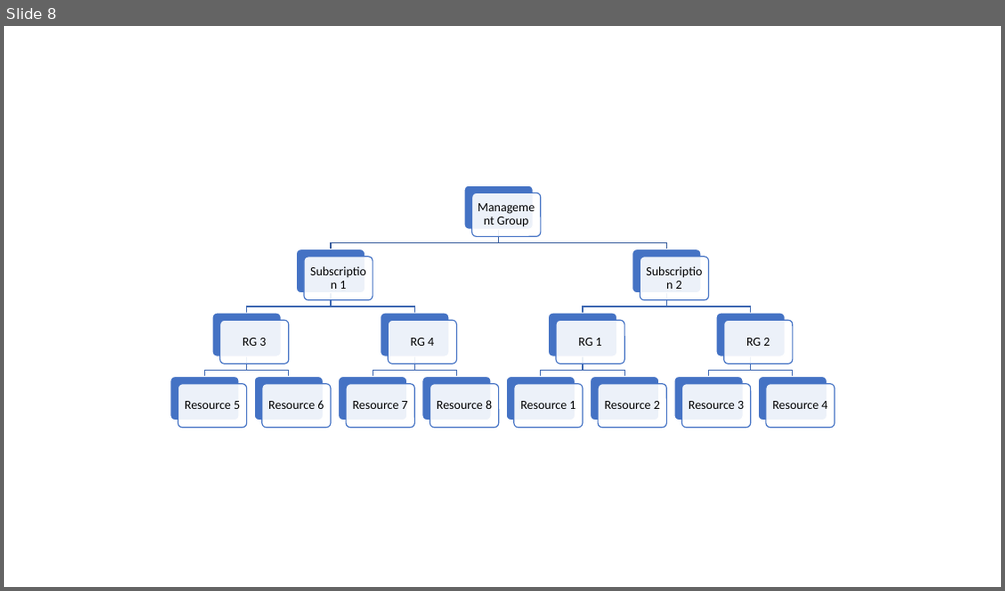
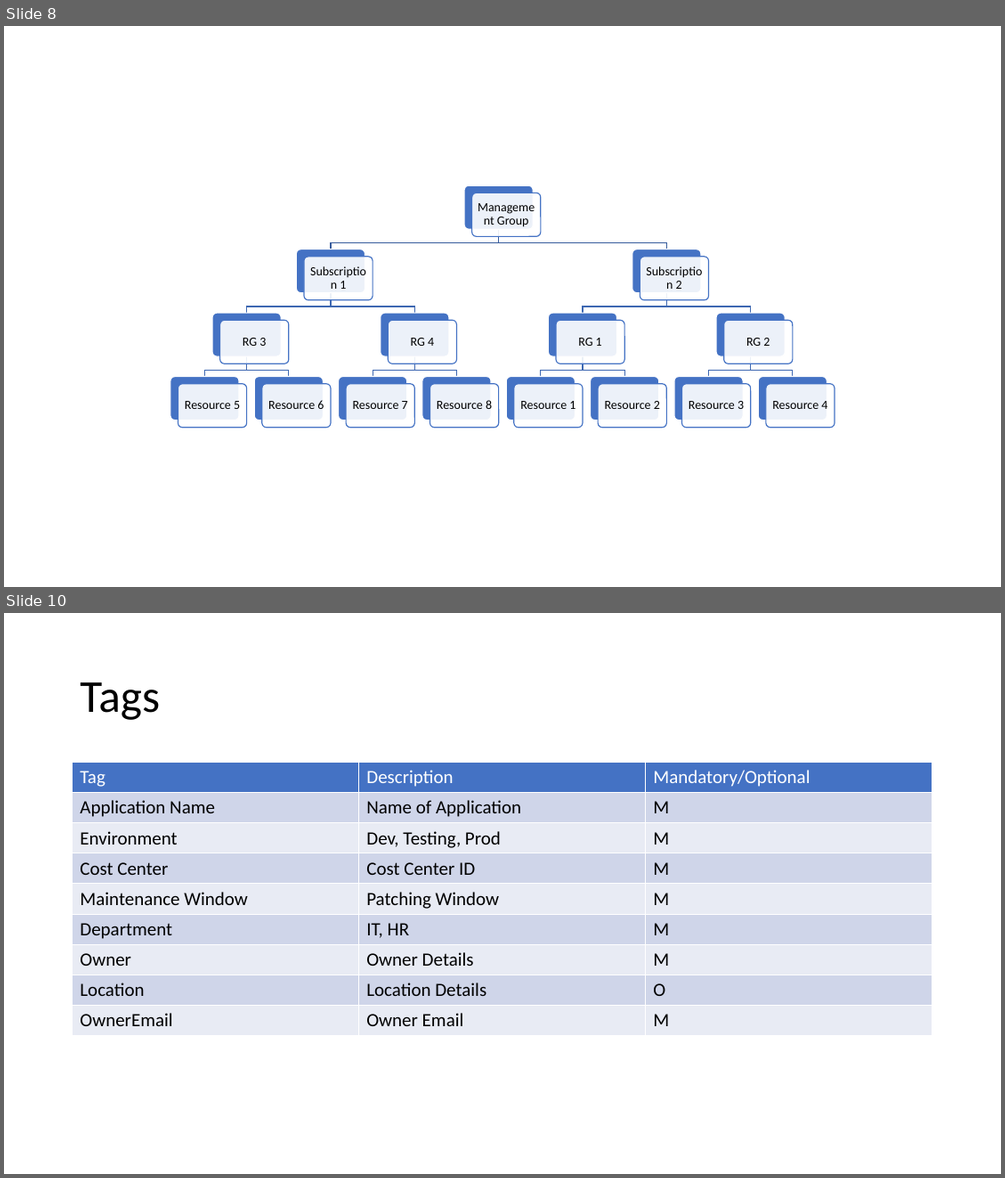
Before and after one commit to ayushrathi15/03June-AZ104, a slide deck: Governance and Compliance.pptx. Shown one above the other, each under a label of ours: slide 8 before the commit, slides 8 and 10 after it; the slides between them are not shown. The pictures are 1005x591 and 1005x1178 pixels, drawn with LibreOffice and Linux fonts; fonts in the diff are those of the drawing. Boxes give left, top, right and bottom in pixels: in the first picture for what was removed or moved away, otherwise in the second. Text is boxed around its words. In the diff, an @@ line names an element or a change of style, - is before the commit and + after.

Commit message:
Day 3

```diff
--- a/Governance and Compliance.pptx
+++ b/Governance and Compliance.pptx
@@ slide 10 added at [4,613,1001,1174], background #FFFFFF @@
@@ title added at [80,682,160,720], 44 pt, text #000000 @@
+Tags
@@ table added at [73,763,932,1036], 9 rows, 3 columns @@
+Tag | Description | Mandatory/Optional
+Application Name | Name of Application | M
+Environment | Dev, Testing, Prod | M
+Cost Center | Cost Center ID | M
+Maintenance Window | Patching Window | M
+Department | IT, HR | M
+Owner | Owner Details | M
+Location | Location Details | O
+OwnerEmail | Owner Email | M
```
Also in this commit, not shown: 16 other slides added.
